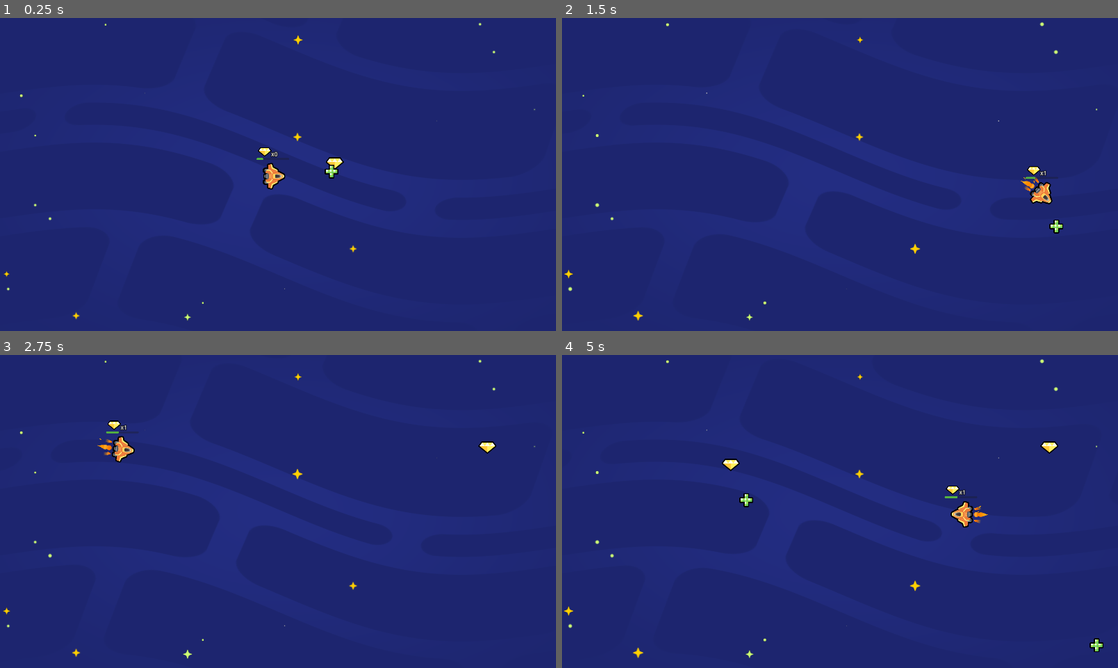
Above: before the commit, frames 1-4 (two rows, left to right).
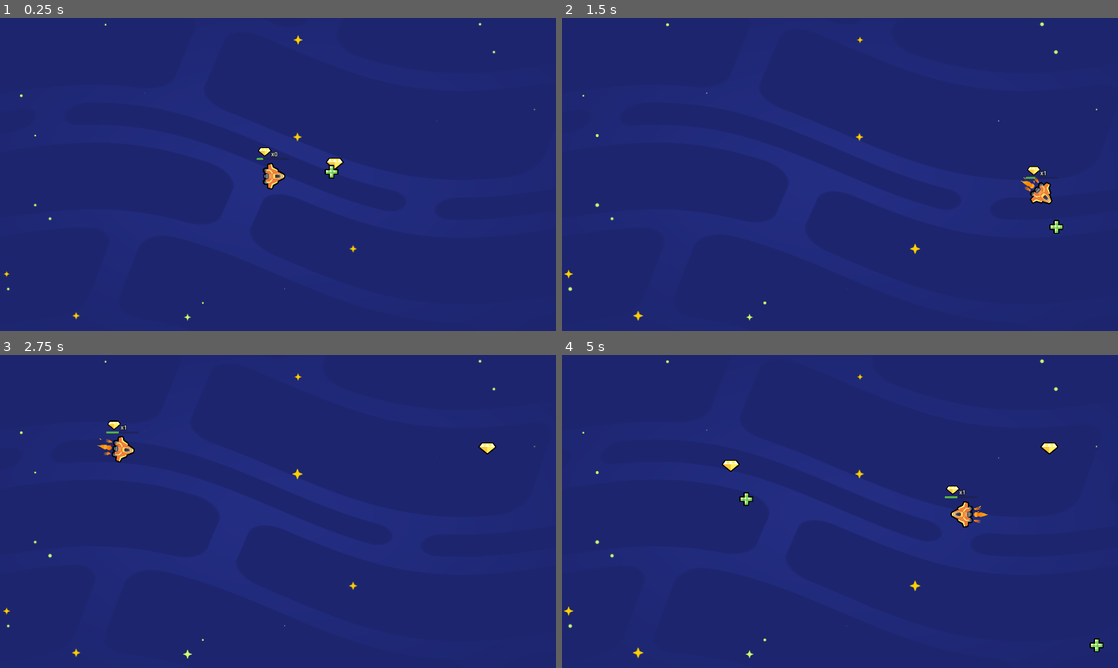
Above: after the commit, the same moments.

Repository: peeryo/2d-GameDev-course
Game: Godot game, scene res://lessons/space_level.tscn
The game is run twice, just before and just after one commit, with the same random seed, the same clock (stepped at 60 frames per second) and the same inputs.
Inputs:
- Up to frame 1 (0.25 s): no input
- Up to frame 2 (1.5 s): hold D (move_right) 0.53-1.28 s; hold S (move_down) from 1.28 s (still down)
- Up to frame 3 (2.75 s): release S (move_down) at 2.03 s; hold D (move_right) from 2.03 s (still down)
- Up to frame 4 (5 s): release D (move_right) at 2.78 s; hold W (move_up) 2.78-3.53 s; hold A (move_left) from 3.53 s (still down)

The runs differ from the first frame. In frame 1, less than 0.1% of the frame differs, in the area x 58-62%, y 44-52%; in frame 2, less than 0.1%; in frame 3, less than 0.1%; in frame 4, 0.2%, in the area x 28-90%, y 27-49%.

Commit message:
M5 L10 no practices

Diff:
--- a/05.loot_it_all_workbook/lessons/item.gd
+++ b/05.loot_it_all_workbook/lessons/item.gd
@@ -4,6 +4,7 @@
 # Called when the node enters the scene tree for the first time.
 func _ready() -> void:
 	area_entered.connect(_on_area_entered)
+	play_floating_animation()
 
 
 # Called every frame. 'delta' is the elapsed time since the previous frame.
@@ -12,3 +13,13 @@
 
 func _on_area_entered(area_that_entered: Area2D) -> void:
 	queue_free()
+
+func play_floating_animation():
+	var tween := create_tween()
+	var sprite_2d := get_node("Sprite2D")
+	var position_offset := Vector2(0, 4.0)
+	var duration := randf_range(0.8, 1.2)
+	tween.set_loops()
+	tween.set_trans(Tween.TRANS_SINE)
+	tween.tween_property(sprite_2d, "position", position_offset, duration)
+	tween.tween_property(sprite_2d, "position", -1.0 * position_offset, duration)
